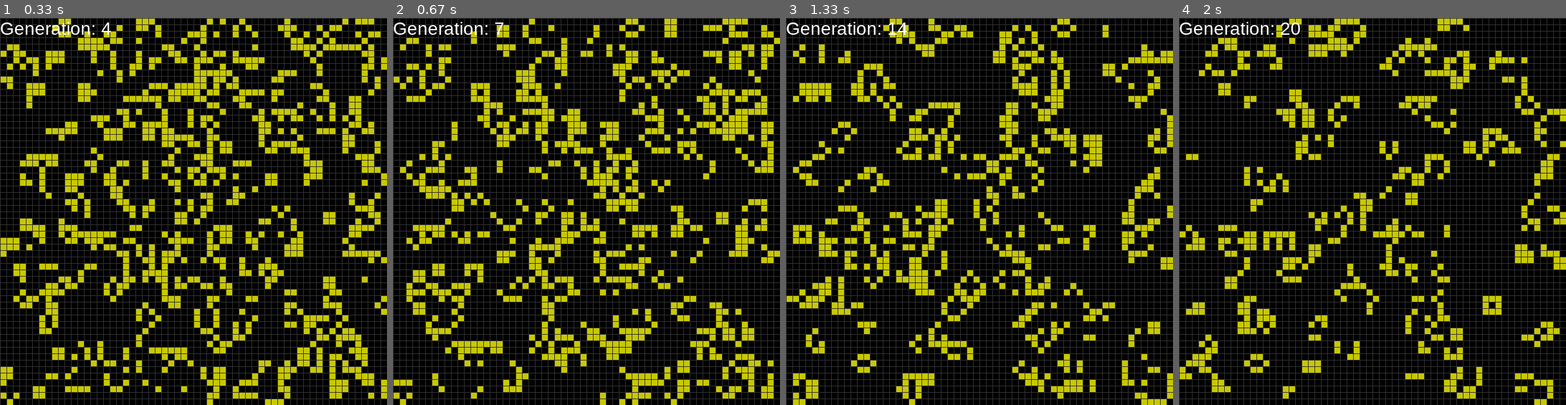
Above: before the commit, frames 1-4 (left to right).
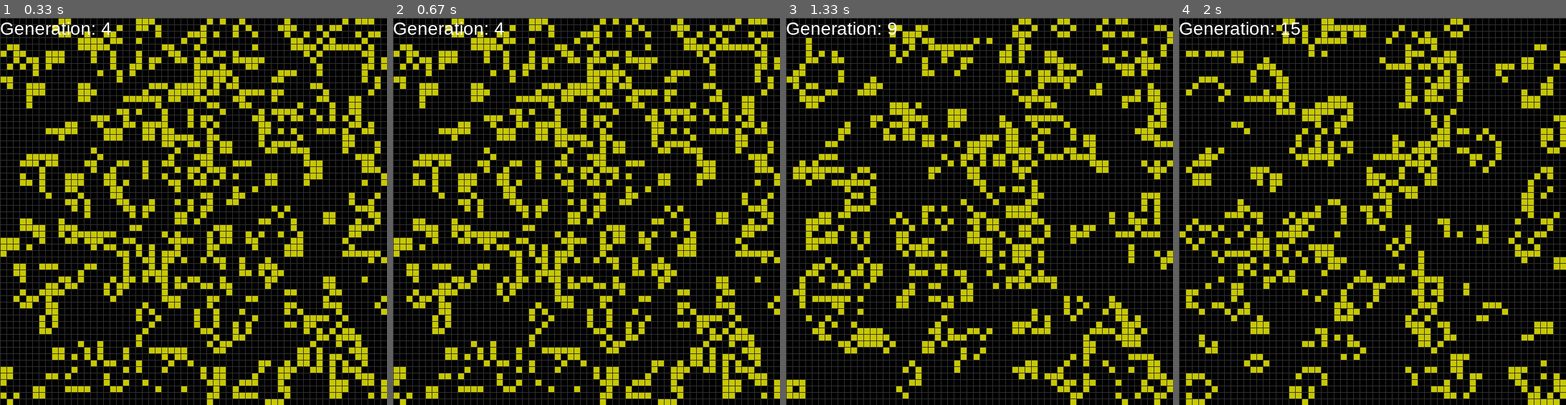
Above: after the commit, the same moments.

Repository: Pipplip/Python_Playground
Game: pygame game, started from Projekte/Games/GameOfLife.py
Two runs of this game, one before a commit and one after it. Both use one fixed random seed, a clock stepped at 60 frames per second and the inputs below.
Inputs (mouse positions are in pixels of both pictures, inside the frame that each line leads up to):
- Up to frame 1 (0.33 s): no input
- Up to frame 2 (0.67 s): hold P from 0.33 s (still down)
- Up to frame 3 (1.33 s): release P at 0.8 s; hold P 0.83-1.3 s
- Up to frame 4 (2 s): click (1380, 79) at 1.47 s; click (1449, 215) at 1.87 s

Frame 1 is identical in both runs. In frame 2, 25% of the frame differs, in the area x 0-100%, y 0-100%; in frame 3, 23%; in frame 4, 19%.

Commit message:
Add Pause possibility

Diff:
--- a/Projekte/Games/GameOfLife.py
+++ b/Projekte/Games/GameOfLife.py
@@ -10,6 +10,8 @@
 
 count_generation = 0
 show_hud = True
+
+pause = False
 
 dict_cubes = {} # { (0,0) : BLACK, (1,1) : ORANGE}
 
@@ -165,8 +167,6 @@
 
 ''' gameloop'''
 while True:
-    count_generation += 1
-
     ''' Event-Loop'''
     for event in pygame.event.get():
         if event.type == pygame.QUIT:
@@ -176,6 +176,11 @@
             if event.key == pygame.K_q:
                 pygame.quit()
                 sys.exit()
+            if event.key == pygame.K_p:
+                if pause == True:
+                    pause = False
+                elif pause == False:
+                    pause = True
             if event.key == pygame.K_SPACE:
               #print("Space gedrückt")
                 if show_hud == True:
@@ -199,29 +204,30 @@
 
             print("Mouse up"+str(coordinates))
 
-
-    # Zeichne die Liste list_cubes
-    draw_grid()
-    update_screen()
-
-    ''' Berechne Zellen '''
-    # 2 Infos werden benötigt - eigene Zellen-Zustand und Anzahl an lebendigen Nachbarn
-    dict_cubes_tmp = deepcopy(dict_cubes)
-    for y in range(0, screen_height, block_size):
-        for x in range(0, screen_width, block_size):
-            status = is_alive(x,y)
-            #print(f"x={x}, y={y}, {dict_cubes_tmp.get((x,y))}")
-            if check_live(x,y,status):
-                #print(f"Alive - {x}, {y}")
-                dict_cubes_tmp[(x,y)] = ORANGE
-            else:
-                dict_cubes_tmp[(x,y)] = BLACK
-
-    dict_cubes = dict_cubes_tmp
-
-
-    if show_hud:
-        paint_hud()
+    if pause == False:
+        count_generation += 1
+        # Zeichne die Liste list_cubes
+        draw_grid()
+        update_screen()
+
+        ''' Berechne Zellen '''
+        # 2 Infos werden benötigt - eigene Zellen-Zustand und Anzahl an lebendigen Nachbarn
+        dict_cubes_tmp = deepcopy(dict_cubes)
+        for y in range(0, screen_height, block_size):
+            for x in range(0, screen_width, block_size):
+                status = is_alive(x,y)
+                #print(f"x={x}, y={y}, {dict_cubes_tmp.get((x,y))}")
+                if check_live(x,y,status):
+                    #print(f"Alive - {x}, {y}")
+                    dict_cubes_tmp[(x,y)] = ORANGE
+                else:
+                    dict_cubes_tmp[(x,y)] = BLACK
+
+        dict_cubes = dict_cubes_tmp
+
+
+        if show_hud:
+            paint_hud()
 
     ''' Canvas updaten '''
     pygame.display.update()
